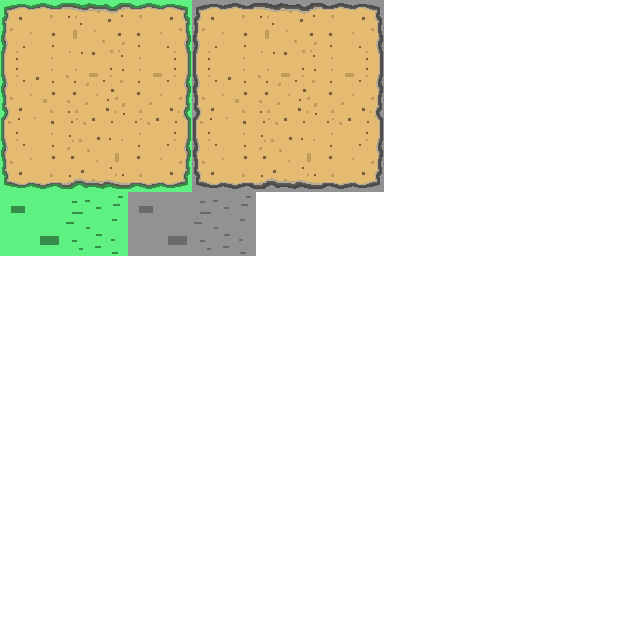
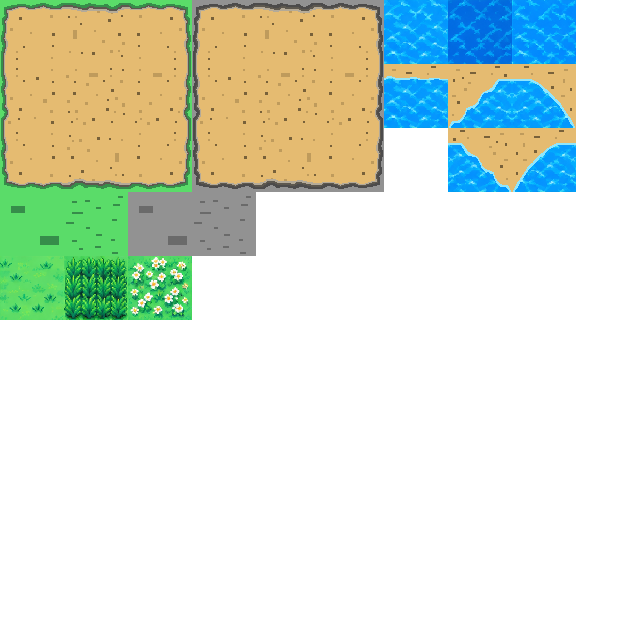
Layers edited between the first and the second 640px x 640px image:
added group "umi" with 8 layers above "tokai" over [384, 0, 576, 192]
added layer "umi.png" in group "umi" over [448, 0, 512, 64]
added layer "umi2.png" in group "umi" over [512, 0, 576, 64]
added layer "umi3.png コピー #4" in group "umi" over [512, 128, 576, 192]
added layer "umi3.png コピー #2" in group "umi" over [512, 64, 576, 128]
added layer "umi3.png コピー #3" in group "umi" over [448, 128, 512, 192]
added layer "umi3.png コピー #1" in group "umi" over [448, 64, 512, 128]
added layer "umi3.png コピー" in group "umi" over [384, 64, 448, 128]
added layer "umi3.png" in group "umi" over [384, 0, 448, 64]
added layer "hana.png" in group "zimen" over [128, 256, 192, 320]
moved "11.png" into group "zimen", painted on it over [64, 192, 128, 256]
moved "10.png" into group "zimen", painted on it over [0, 192, 64, 256]
added layer "www.png" in group "zimen" over [64, 256, 128, 320]
added layer "w.png" in group "zimen" over [0, 256, 64, 320]
painted on "9.png" over [0, 128, 64, 192]
painted on "8.png" over [0, 0, 64, 64]
painted on "7.png" over [128, 128, 192, 192]
painted on "6.png" over [128, 0, 192, 64]
painted on "5.png" over [0, 64, 5, 128]
painted on "4.png" over [187, 64, 192, 128]
painted on "3.png" over [64, 185, 128, 192]
painted on "2.png" over [64, 0, 128, 7]
